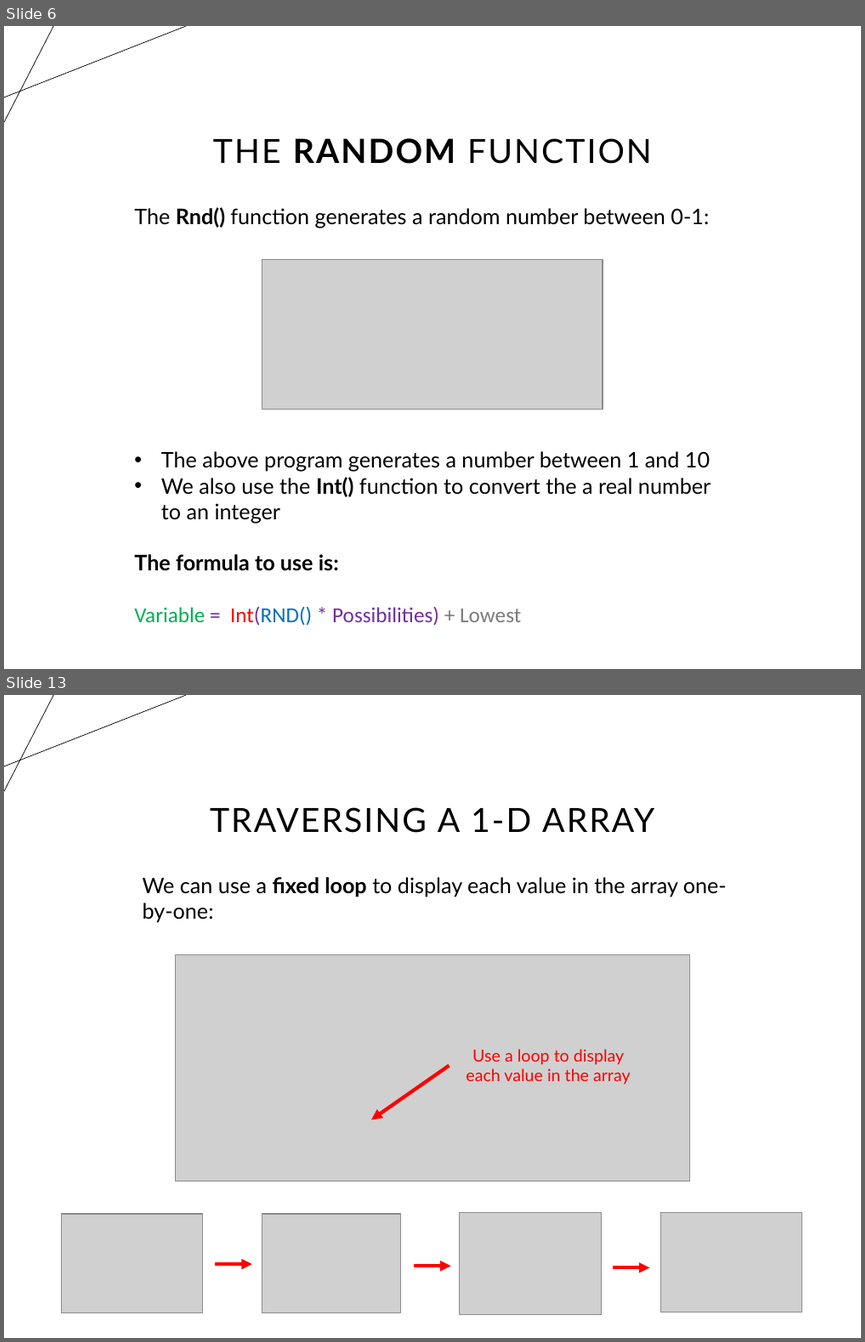
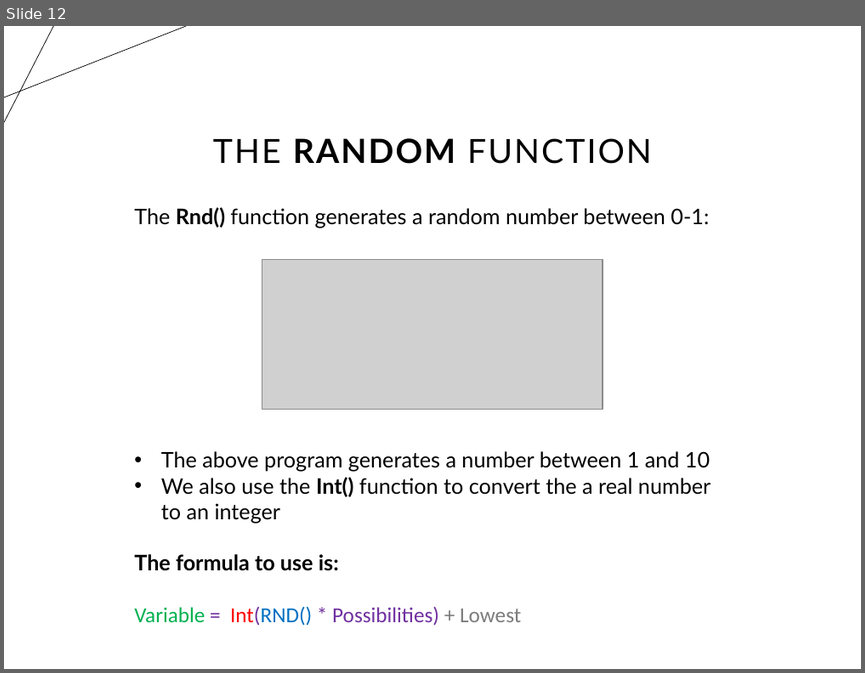
Before and after one commit to timo-w/mrwang, a slide deck: temp_extractions/tempfile.pptx. Shown one above the other, each under a label of ours: slides 6 and 13 before the commit, slide 12 after it; the slides between them are not shown. The pictures are 865x1342 and 865x673 pixels, drawn with LibreOffice and Linux fonts; fonts in the diff are those of the drawing; grey boxes stand for pictures. Boxes give left, top, right and bottom in pixels: in the first picture for what was removed or moved away, otherwise in the second. Text is boxed around its words. In the diff, an @@ line names an element or a change of style, - is before the commit and + after.

```diff
--- a/temp_extractions/tempfile.pptx
+++ b/temp_extractions/tempfile.pptx
@@ slide 13 removed at (4, 695, 861, 1338), background #FFFFFF; not listed: 2 template elements that a slide beside it also shows @@
@@ title removed at (210, 807, 654, 833) @@
-TRAVERSING A 1-D ARRAY
@@ text removed at (143, 877, 726, 923) @@
-We can use a fixed loop to display each value in the array one-by-one:
@@ picture removed at (176, 954, 689, 1181) @@
@@ text removed at (466, 1049, 630, 1084) @@
-Use a loop to display each value in the array
@@ arrow removed from (449, 1065) to (371, 1119) @@
@@ picture removed at (62, 1213, 203, 1312) @@
@@ picture removed at (262, 1213, 401, 1312) @@
@@ picture removed at (460, 1213, 602, 1315) @@
@@ picture removed at (660, 1213, 801, 1312) @@
@@ arrow removed from (216, 1264) to (252, 1264) @@
@@ arrow removed from (414, 1265) to (451, 1265) @@
@@ arrow removed from (613, 1267) to (649, 1267) @@
@@ what was slide 6 is now slide 12 @@
```
Also in this commit, not shown: 4 slides changed, 6 slides added, 7 other slides removed, 5 other files.
